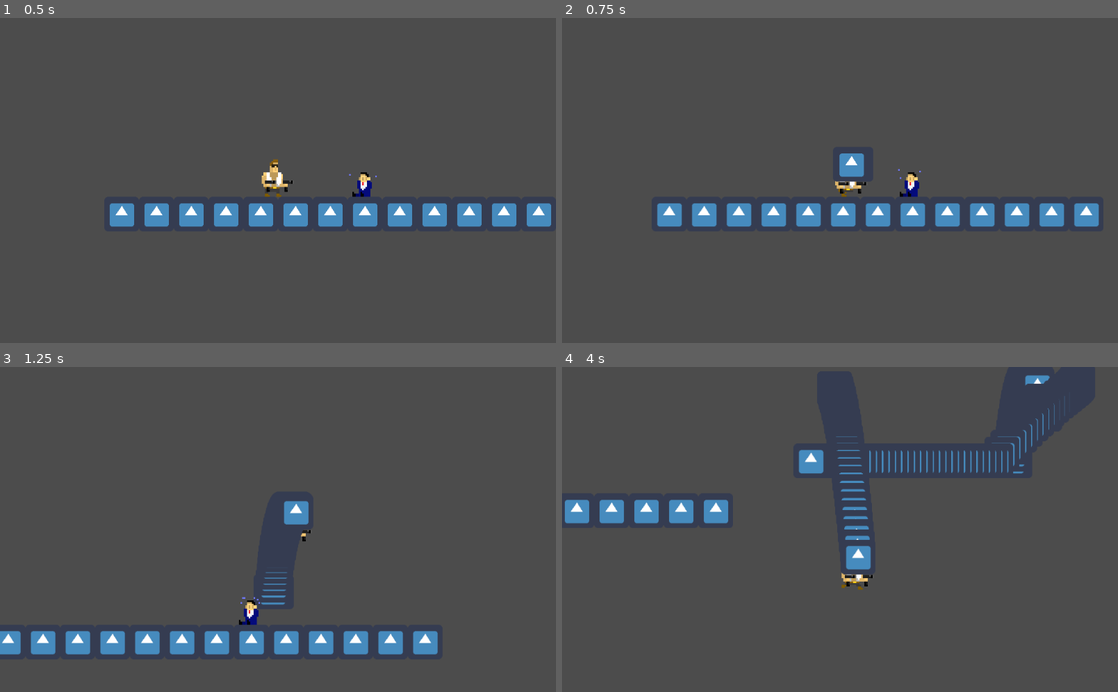
Above: before the commit, frames 1-4 (two rows, left to right).
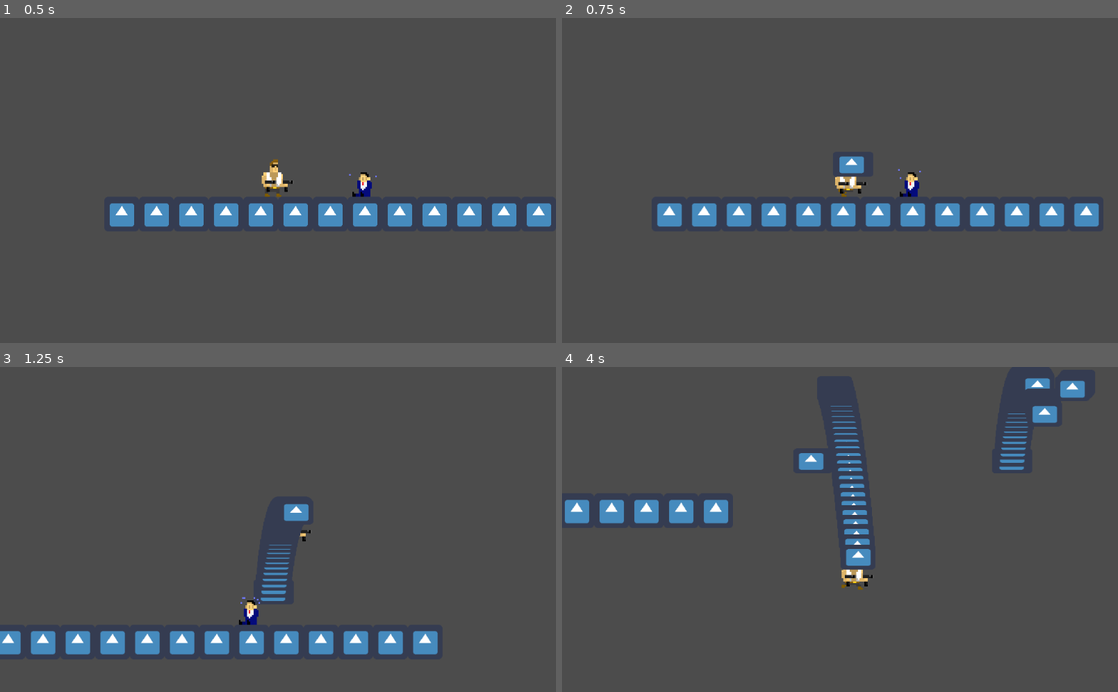
Above: after the commit, the same moments.

Repository: Slimonade1/Eksamensprojekt
Game: Godot game, scene res://Scenes/masterScene.tscn
Same seed, same stepped clock (60 frames per second), same inputs: the game is played once before the commit and once after it. The engine's default icon, where the game draws it, is replaced by a stand-in: a white triangle on a blue panel in a dark square.
Inputs:
- Up to frame 1 (0.5 s): no input
- Up to frame 2 (0.75 s): hold D (ui_right) from 0.53 s (still down); hold Space (ui_shoot) from 0.53 s (still down)
- Up to frame 3 (1.25 s): keep holding D (ui_right); keep holding Space (ui_shoot); tap W (ui_up) at 0.77 s
- Up to frame 4 (4 s): release Space (ui_shoot) at 1.28 s; tap Space (ui_shoot) at 1.35, 2.85 s; tap W (ui_up) at 1.52, 3.02, 3.77 s; release D (ui_right) at 2.03 s; hold A (ui_left) 2.03-2.78 s; hold Space (ui_shoot) 2.03-2.78 s; hold D (ui_right) from 2.78 s (still down); hold Space (ui_shoot) from 3.53 s (still down)

Frame 1 is identical in both runs. In frame 2, 0.2% of the frame differs, in the area x 49-55%, y 41-51%; in frame 3, 0.6%; in frame 4, 3.0%, in the area x 42-95%, y 2-64%.

Commit message:
#16 Direction of bullets

Diff:
--- a/Scenes/Bullet.tscn
+++ b/Scenes/Bullet.tscn
@@ -4,12 +4,13 @@
 [ext_resource path="res://Scripts/Bullet.gd" type="Script" id=2]
 
 [sub_resource type="RectangleShape2D" id=1]
-extents = Vector2( 31.5, 34.5 )
+extents = Vector2( 31.5, 22.5 )
 
 [node name="Bullet" type="Area2D"]
 script = ExtResource( 2 )
 
 [node name="Sprite" type="Sprite" parent="."]
+scale = Vector2( 1, 0.71875 )
 texture = ExtResource( 1 )
 
 [node name="CollisionShape2D" type="CollisionShape2D" parent="."]
--- a/Scripts/Bullet.gd
+++ b/Scripts/Bullet.gd
@@ -1,9 +1,14 @@
 extends Area2D
 
 var velocity = 5
+var direction
 
 func _ready():
 	pass
 
 func _physics_process(delta):
-	position.x += velocity
+	if direction == "left":
+		position.x -= velocity
+
+	if direction == "right":
+		position.x += velocity
--- a/Scripts/Player.gd
+++ b/Scripts/Player.gd
@@ -2,6 +2,7 @@
 
 #stats
 var score = 0
+var playerDirection = "right"
 
 # physics
 var speed = 60
@@ -52,10 +53,12 @@
 		sprite.scale.x = -1
 		sprite.animation = "running"
 		spriteFriend.animation = "running"
+		playerDirection = "left"
 	if vel.x > 0:
 		sprite.scale.x = 1
 		sprite.animation = "running"
 		spriteFriend.animation = "running"
+		playerDirection = "right"
 	if vel.x == 0:
 		sprite.animation = "idle"
 		spriteFriend.animation = "idle"
@@ -68,6 +71,6 @@
 func handleShooting():
 	var gameScene = get_parent()
 	var newBullet = Bullet.instance()
-	print(gameScene)
+	newBullet.direction = playerDirection
 	newBullet.position = position
 	gameScene.add_child(newBullet)
